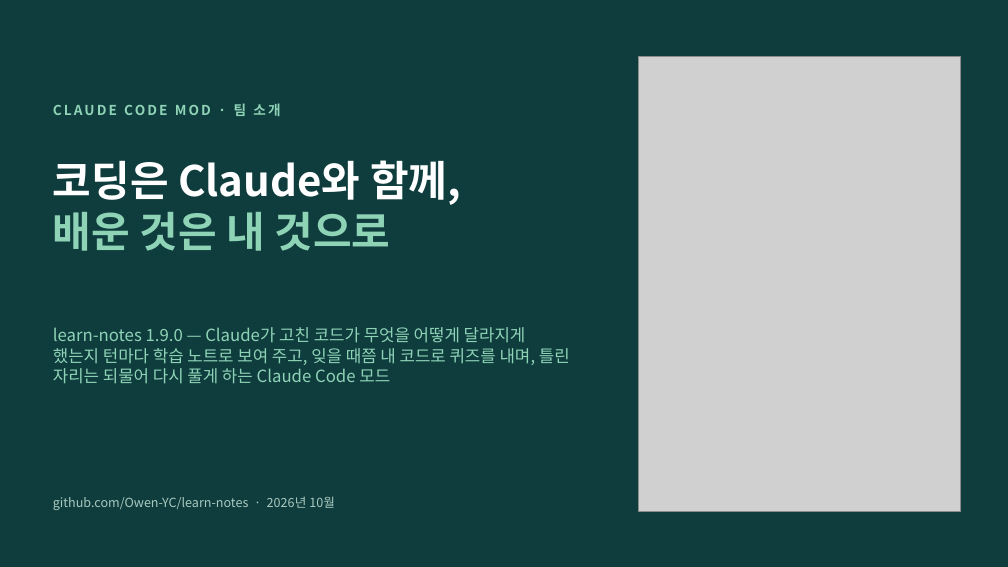
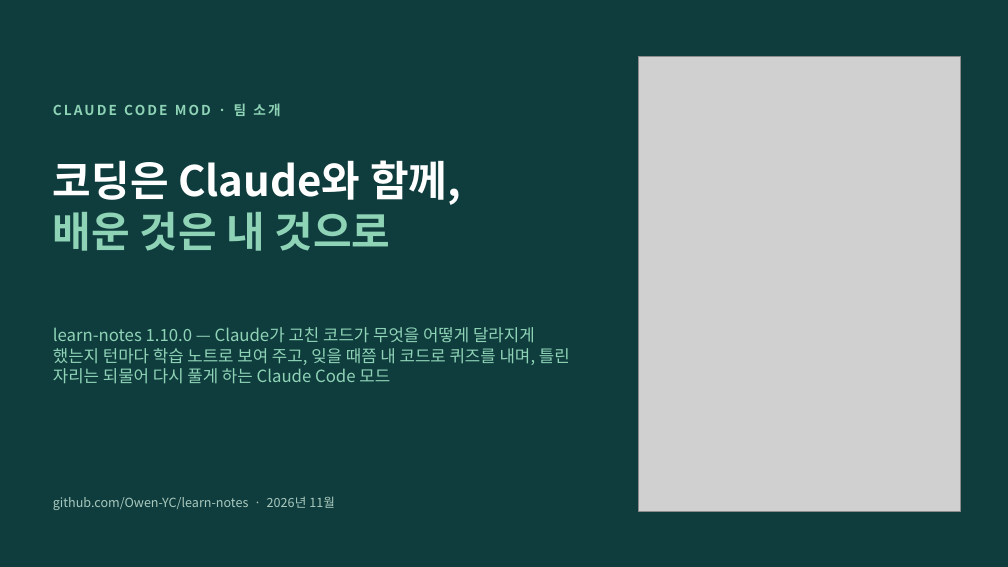
Before and after one commit to Owen-YC/learn-notes, a slide deck: slide 1 of docs/team/learn-notes-intro.pptx. Drawn at 1008x567 pixels with LibreOffice and Linux fonts; fonts in the diff are those of the drawing; grey boxes stand for pictures. Boxes give left, top, right and bottom in pixels: in the first picture for what was removed or moved away, otherwise in the second. Text is boxed around its words. In the diff, an @@ line names an element or a change of style, - is before the commit and + after.

```diff
--- a/docs/team/learn-notes-intro.pptx
+++ b/docs/team/learn-notes-intro.pptx
@@ text at <box>53,327,570,384</box>: text changed @@
-learn-notes 1.9.0 — Claude가 고친 코드가 무엇을 어떻게 달라지게 했는지 턴마다 학습 노트로 보여 주고, 잊을 때쯤 내 코드로 퀴즈를 내며, 틀린 자리는 되물어 다시 풀게 하는 Claude Code 모드
+learn-notes 1.10.0 — Claude가 고친 코드가 무엇을 어떻게 달라지게 했는지 턴마다 학습 노트로 보여 주고, 잊을 때쯤 내 코드로 퀴즈를 내며, 틀린 자리는 되물어 다시 풀게 하는 Claude Code 모드
@@ text at <box>53,496,335,510</box>: text changed @@
-github.com/Owen-YC/learn-notes · 2026년 10월
+github.com/Owen-YC/learn-notes · 2026년 11월
```
Also in this commit, not shown: 4 other slides changed, 6 other files.
